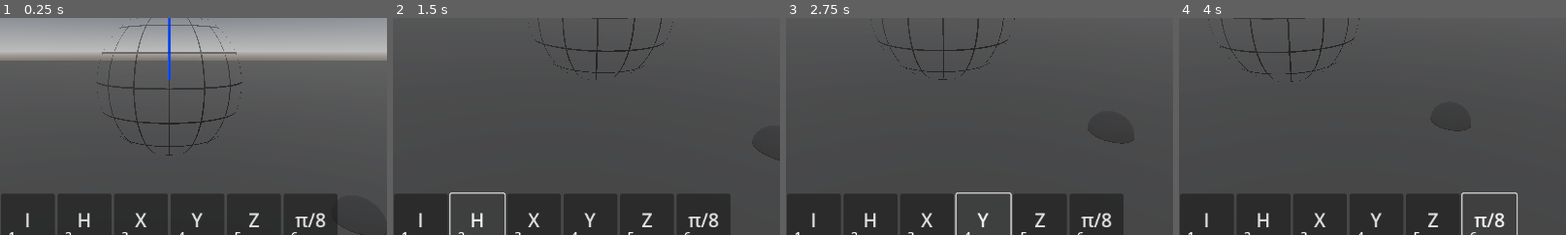
Above: before the commit, frames 1-4 (left to right).
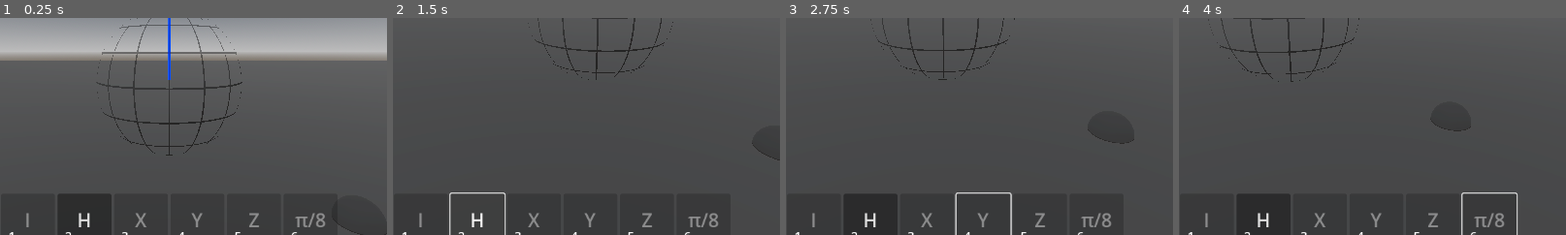
Above: after the commit, the same moments.

Repository: tdejong00/qugame
Game: Godot game, scene res://scenes/levels/main.tscn
Same seed, same stepped clock (60 frames per second), same inputs: the game is played once before the commit and once after it.
Inputs (mouse positions are % of the whole screen's width and height, from its top left):
- Up to frame 1 (0.25 s): no input
- Up to frame 2 (1.5 s): click (32, 89) at 0.5 s, where only the run before the commit has a clickable "I"; click "H" at 1.25 s
- Up to frame 3 (2.75 s): click (54, 89) at 2 s, where only the run before the commit has a clickable "Y"
- Up to frame 4 (4 s): click (61, 89) at 2.75 s, where only the run before the commit has a clickable "Z"; click (68, 89) at 3.5 s, where only the run before the commit has a clickable "π/8"
The pictures show only the part of the screen within x 28-78%, y 42-92%; the shares and areas given below are measured in that part.

The runs differ from the first frame. In frame 1, 0.5% of the frame differs, in the area x 6-84%, y 89-97%; in frame 2, 0.5%; in frame 3, 0.5%; in frame 4, 0.5%, in the area x 6-85%, y 89-97%.

Commit message:
Add possible circuit restrictions

Diff:
--- a/project.godot
+++ b/project.godot
@@ -20,6 +20,11 @@
 window/layer_3="environment"
 window/layer_2="world"
 window/layer_1="player"
+
+[global_group]
+
+player=""
+circuit=""
 
 [input]
 
--- a/scenes/entities/player/player.gd
+++ b/scenes/entities/player/player.gd
@@ -24,6 +24,22 @@
 ## much the camera moves up and down while the player is walking.
 @export var bob_amplitude: float = 0.04
 
+@export_group("Restrictions")
+## Maximum amount of allowed gates in the circuit.
+@export var size_limit: int = 3
+## Whether the identity gate can be used in the circuit.
+@export var allow_identity: bool = true
+## Whether the Hadamard gate can be used in the circuit.
+@export var allow_hadamard: bool = true
+## Whether the Pauli-X gate can be used in the circuit.
+@export var allow_pauli_x: bool = true
+## Whether the Pauli-Y gate can be used in the circuit.
+@export var allow_pauli_y: bool = true
+## Whether the Pauliy-Z gate can be used in the circuit.
+@export var allow_pauli_z: bool = true
+## Whether the π/8 gate can be used in the circuit.
+@export var allow_pi_over_eight: bool = true
+
 ## Current interactable object.
 var interactable: Interactable
 
@@ -39,8 +55,17 @@
 func _ready() -> void:
     # Stop ray cast from hitting player
     ray_cast.add_exception(self)
+
     # Capture mouse
     Input.mouse_mode = Input.MOUSE_MODE_CAPTURED
+
+    # Update allowed gates
+    player.ui.identity_button.disabled = !allow_identity
+    player.ui.hadamard_button.disabled = !allow_hadamard
+    player.ui.pauli_x_button.disabled = !allow_pauli_x
+    player.ui.pauli_y_button.disabled = !allow_pauli_y
+    player.ui.pauli_z_button.disabled = !allow_pauli_z
+    player.ui.pi_over_eight_button.disabled = !allow_pi_over_eight
 
 
 func _physics_process(delta: float) -> void:
--- a/scenes/entities/player/player.tscn
+++ b/scenes/entities/player/player.tscn
@@ -5,7 +5,7 @@
 
 [sub_resource type="CapsuleShape3D" id="CapsuleShape3D_5bbyc"]
 
-[node name="Player" type="CharacterBody3D"]
+[node name="Player" type="CharacterBody3D" groups=["player"]]
 transform = Transform3D(1.2, 0, 0, 0, 1.2, 0, 0, 0, 1.2, 0, 0, 0)
 collision_mask = 6
 script = ExtResource("1_6uw3q")
--- a/scenes/levels/main.tscn
+++ b/scenes/levels/main.tscn
@@ -37,6 +37,11 @@
 
 [node name="Player" parent="." instance=ExtResource("2_s1drc")]
 transform = Transform3D(1.2, 0, 0, 0, 1.2, 0, 0, 0, 1.2, 0, 0, 3)
+allow_identity = false
+allow_pauli_x = false
+allow_pauli_y = false
+allow_pauli_z = false
+allow_pi_over_eight = false
 
 [node name="Floor" type="StaticBody3D" parent="."]
 collision_layer = 4
--- a/scenes/objects/circuit/quantum_gate_slot.gd
+++ b/scenes/objects/circuit/quantum_gate_slot.gd
@@ -57,12 +57,19 @@
         add_child(qubit_out)
 
     # Add new empty slot
-    if next_slot == null:
+    if can_add_empty_slot():
         next_slot = create_slot(qubit_out.position, qubit_out)
         add_child(next_slot)
 
     # Update circuit
     qubit_in.propagate()
+
+
+## Determines whether an empty slot can be added based on the size restriction.
+func can_add_empty_slot():
+    var player: Player = get_tree().get_first_node_in_group("player")
+    var slots = get_tree().get_nodes_in_group("circuit")
+    return next_slot == null and slots.size() < player.size_limit
 
 
 ## Clears the quantum gate slot and all following slots.
--- a/scenes/objects/circuit/quantum_gate_slot.tscn
+++ b/scenes/objects/circuit/quantum_gate_slot.tscn
@@ -15,7 +15,7 @@
 [sub_resource type="SphereShape3D" id="SphereShape3D_elb6m"]
 radius = 0.25
 
-[node name="QuantumGateSlot" type="Node3D"]
+[node name="QuantumGateSlot" type="Node3D" groups=["circuit"]]
 script = ExtResource("1_fk7hm")
 
 [node name="Base" type="Node3D" parent="."]
